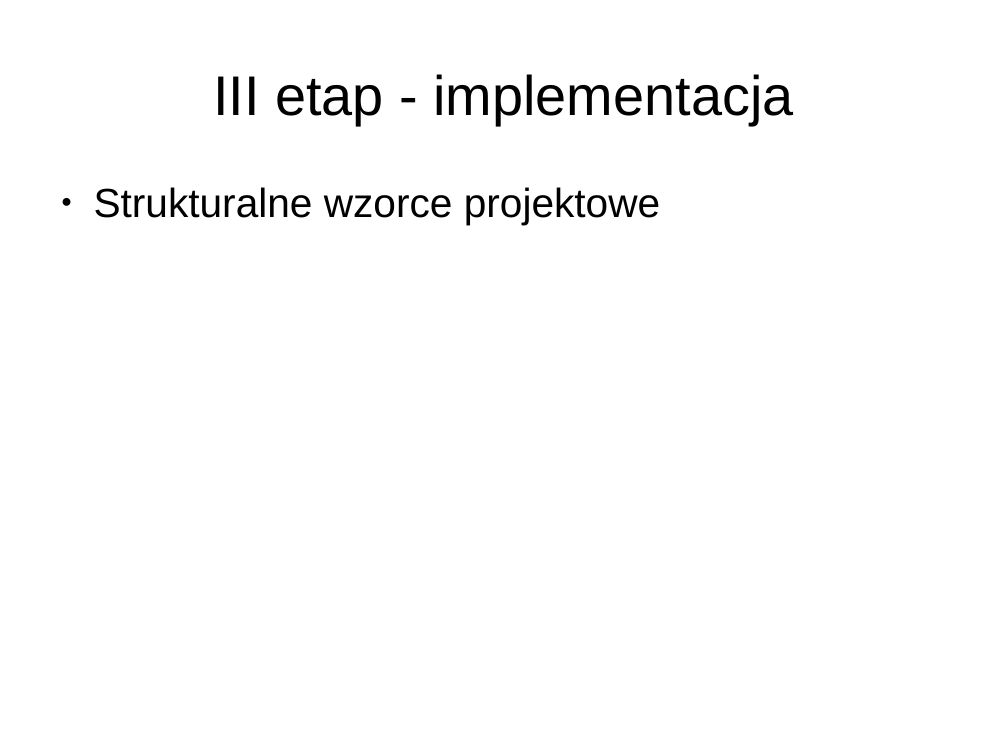
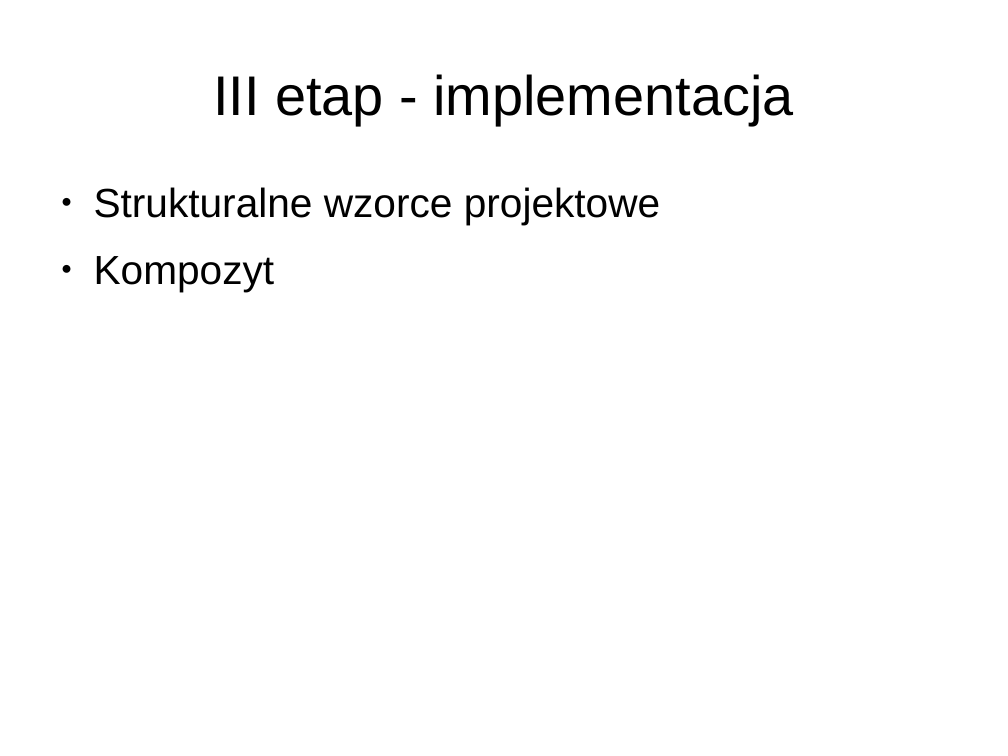
Before and after one commit to ZUTIO/IO, a slide deck: slide 13 of IO - prezentacja.odp. Drawn at 1008x756 pixels with LibreOffice and Linux fonts; fonts in the diff are those of the drawing. Boxes give left, top, right and bottom in pixels: in the first picture for what was removed or moved away, otherwise in the second. Text is boxed around its words. In the diff, an @@ line names an element or a change of style, - is before the commit and + after.

```diff
--- a/IO - prezentacja.odp
+++ b/IO - prezentacja.odp
@@ text at bbox=[94, 256, 275, 292]: paragraph added @@
+● Kompozyt
```
Also in this commit, not shown: 1 other slide changed.
